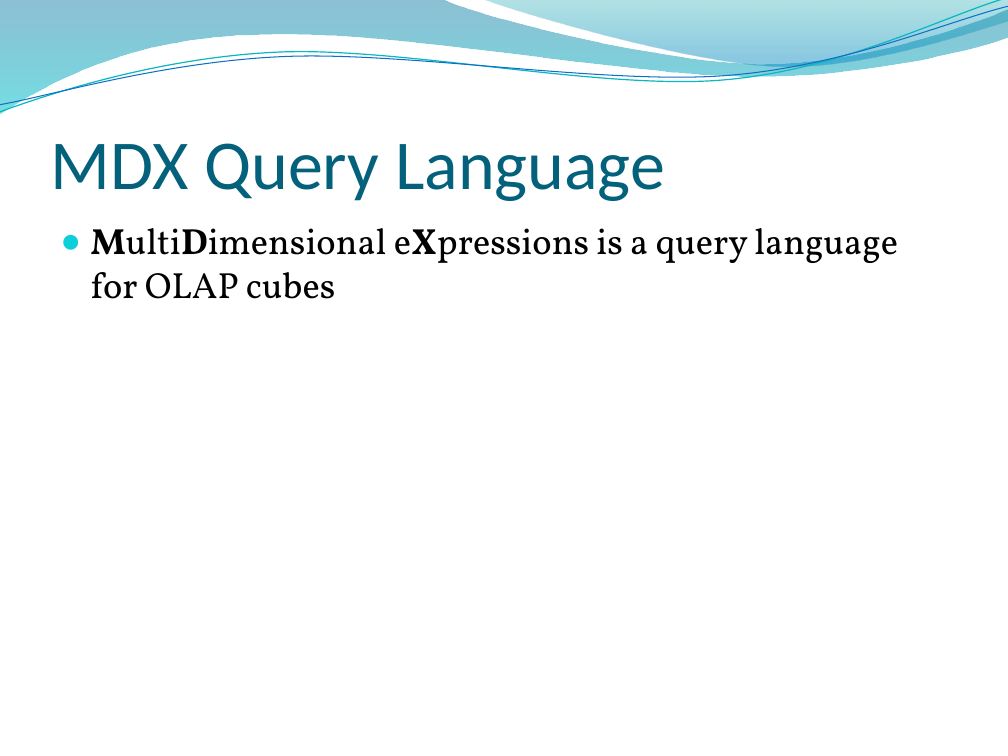
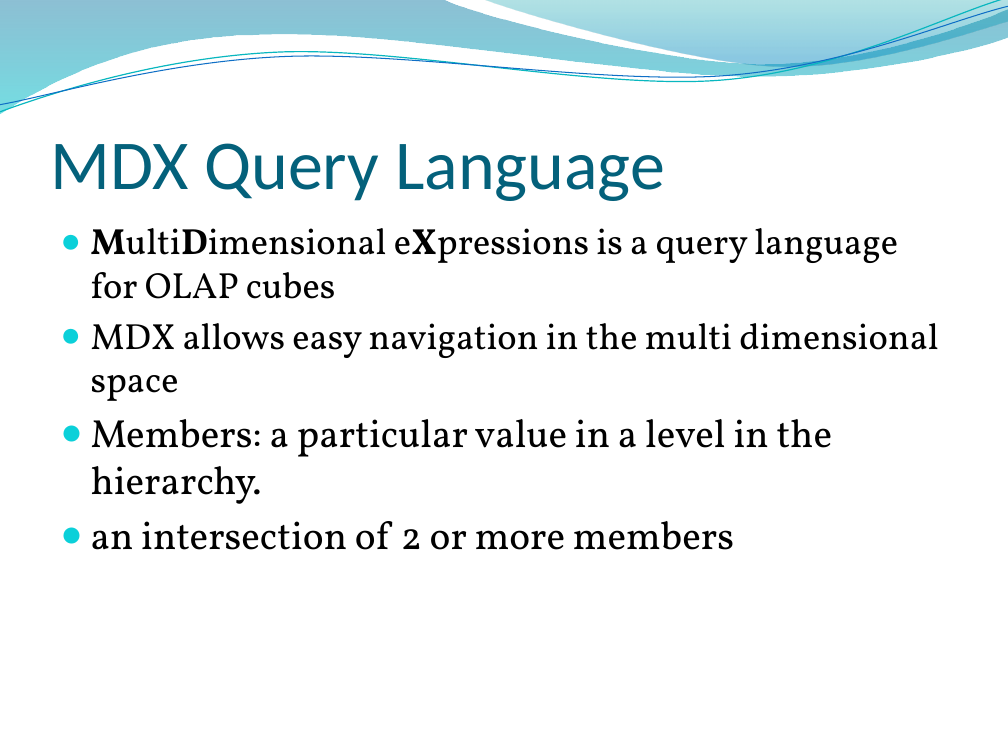
Before and after one commit to edvelezg/unb-dw, a slide deck: slide 29 of project/Presentation/Datawarehousing.pptm. Drawn at 1008x756 pixels with LibreOffice and Linux fonts; fonts in the diff are those of the drawing; background and template pictures are left out. Boxes give left, top, right and bottom in pixels: in the first picture for what was removed or moved away, otherwise in the second. Text is boxed around its words. In the diff, an @@ line names an element or a change of style, - is before the commit and + after.

```diff
--- a/project/Presentation/Datawarehousing.pptm
+++ b/project/Presentation/Datawarehousing.pptm
@@ text at (x1=91, y1=323, x2=938, y2=550): paragraphs added @@
+● MDX allows easy navigation in the multi dimensional space
+● Members: a particular value in a level in the hierarchy.
+● an intersection of 2 or more members
```
Also in this commit, not shown: 2 other slides changed.
